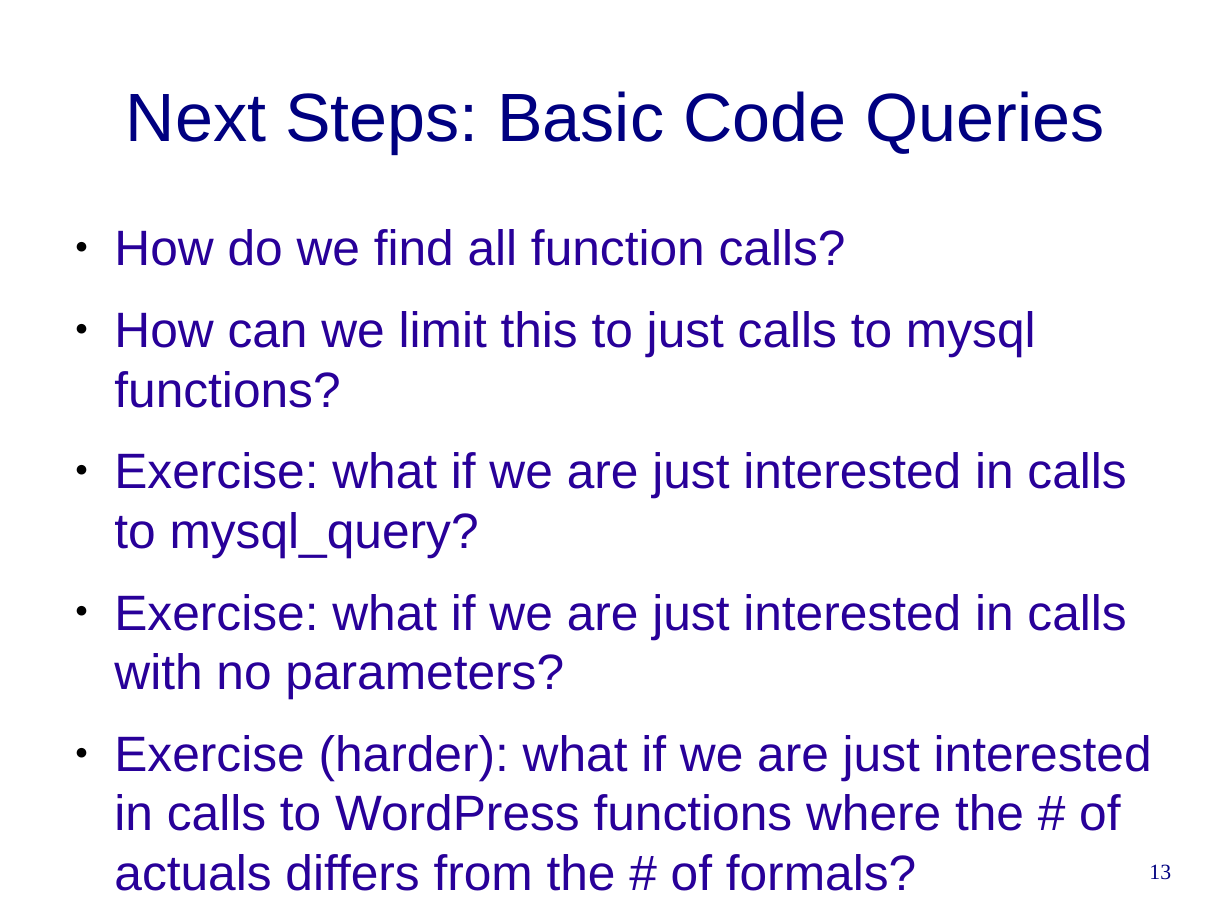
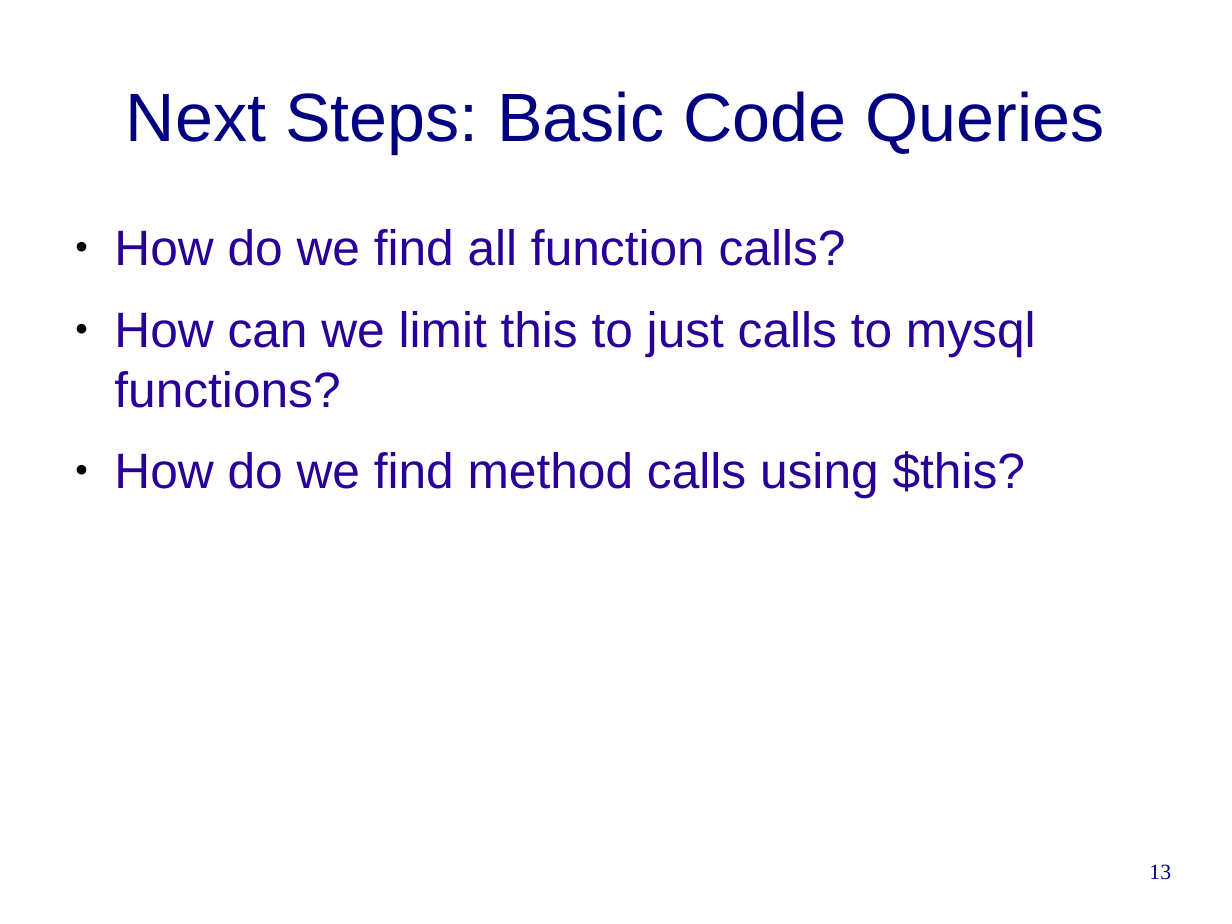
Before and after one commit to cwi-swat/rascal-course-pldi-2015, a slide deck: slide 13 of presentations/PHP-analysis.odp. Drawn at 1232x924 pixels with LibreOffice and Linux fonts; fonts in the diff are those of the drawing; background and template pictures are left out. Boxes give left, top, right and bottom in pixels: in the first picture for what was removed or moved away, otherwise in the second. Text is boxed around its words. In the diff, an @@ line names an element or a change of style, - is before the commit and + after.

```diff
--- a/presentations/PHP-analysis.odp
+++ b/presentations/PHP-analysis.odp
@@ text at [114,451,1025,498]: text changed @@
-● Exercise: what if we are just interested in calls to mysql_query?
-● Exercise: what if we are just interested in calls with no parameters?
-● Exercise (harder): what if we are just interested in calls to WordPress functions where the # of actuals differs from the # of formals?
+● How do we find method calls using $this?
```
Also in this commit, not shown: 5 other slides changed, 5 slides added, 2 other files.
